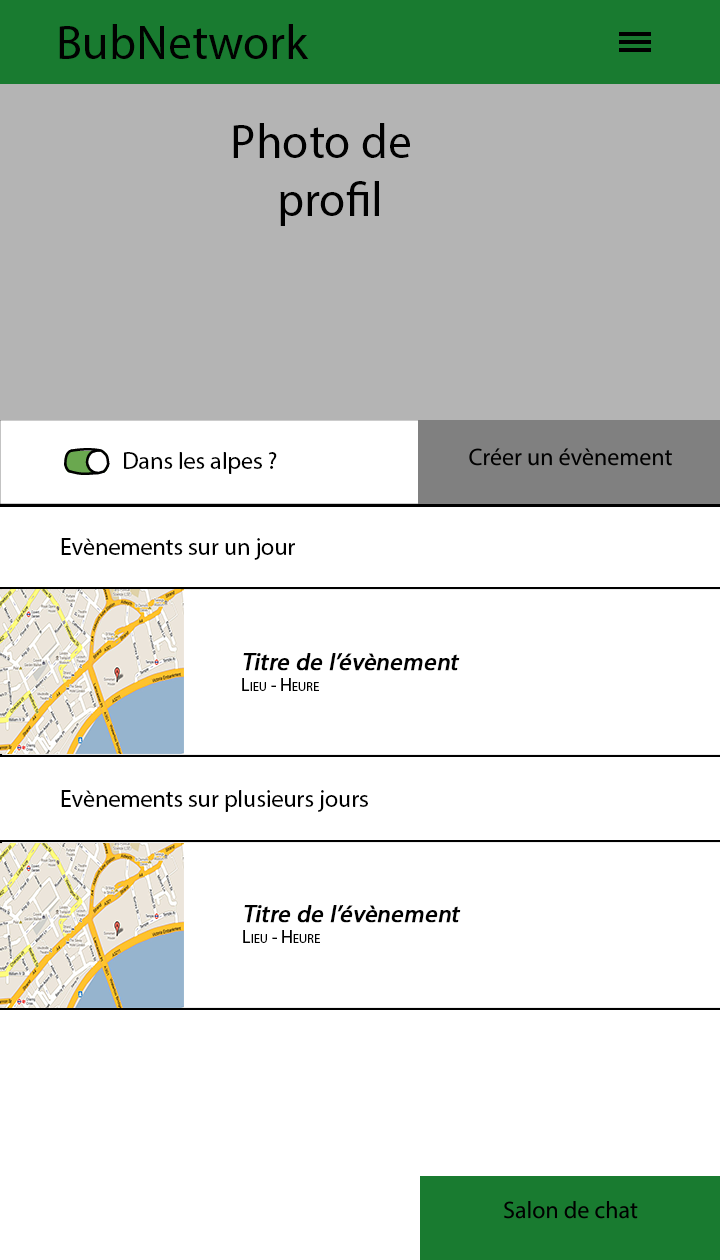
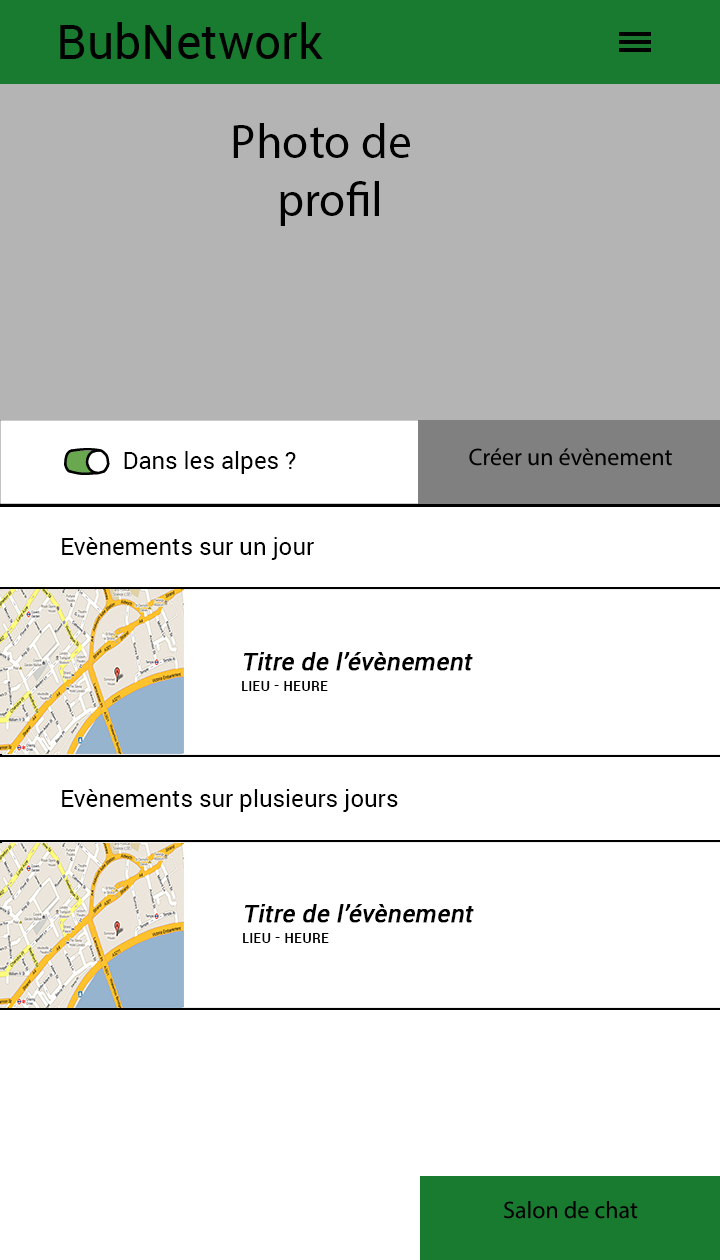
Layer changes from the first (720, 1260) image to the second:
renamed "Titre de l’évènement Lieu - Heure copie" to "Titre de l’évènement Lieu - Heure", painted on it over box(243, 904, 474, 943)
painted on "Titre de l’évènement Lieu - Heure" (2nd of 2) over box(242, 652, 473, 691)
painted on "Evènements sur plusieurs jours" over box(61, 789, 398, 812)
painted on "Evènements sur un jour" over box(61, 537, 314, 560)
painted on "Dans les alpes ?" over box(124, 451, 296, 474)
painted on "BubNetwork" over box(59, 22, 323, 59)
